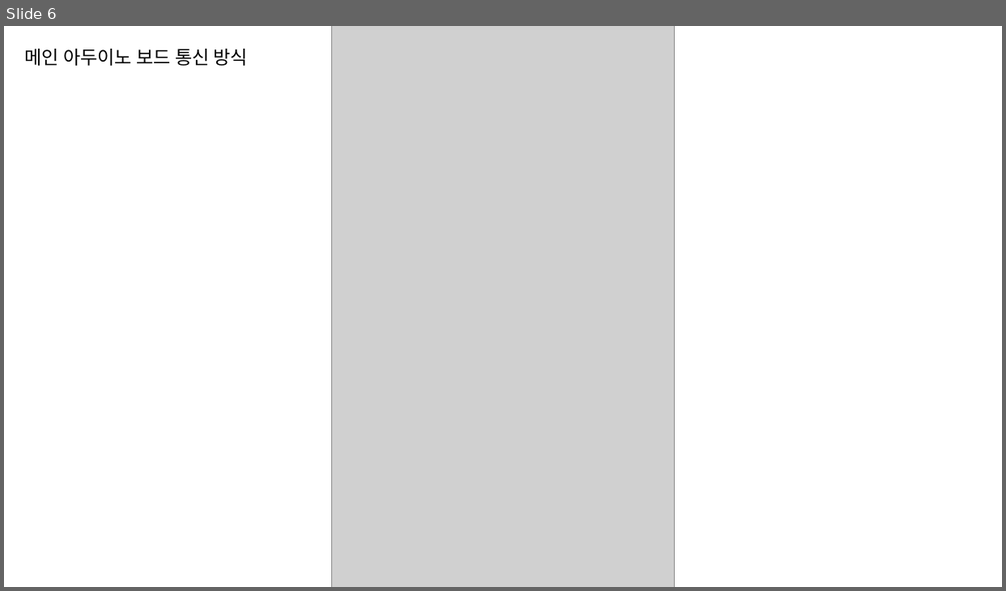
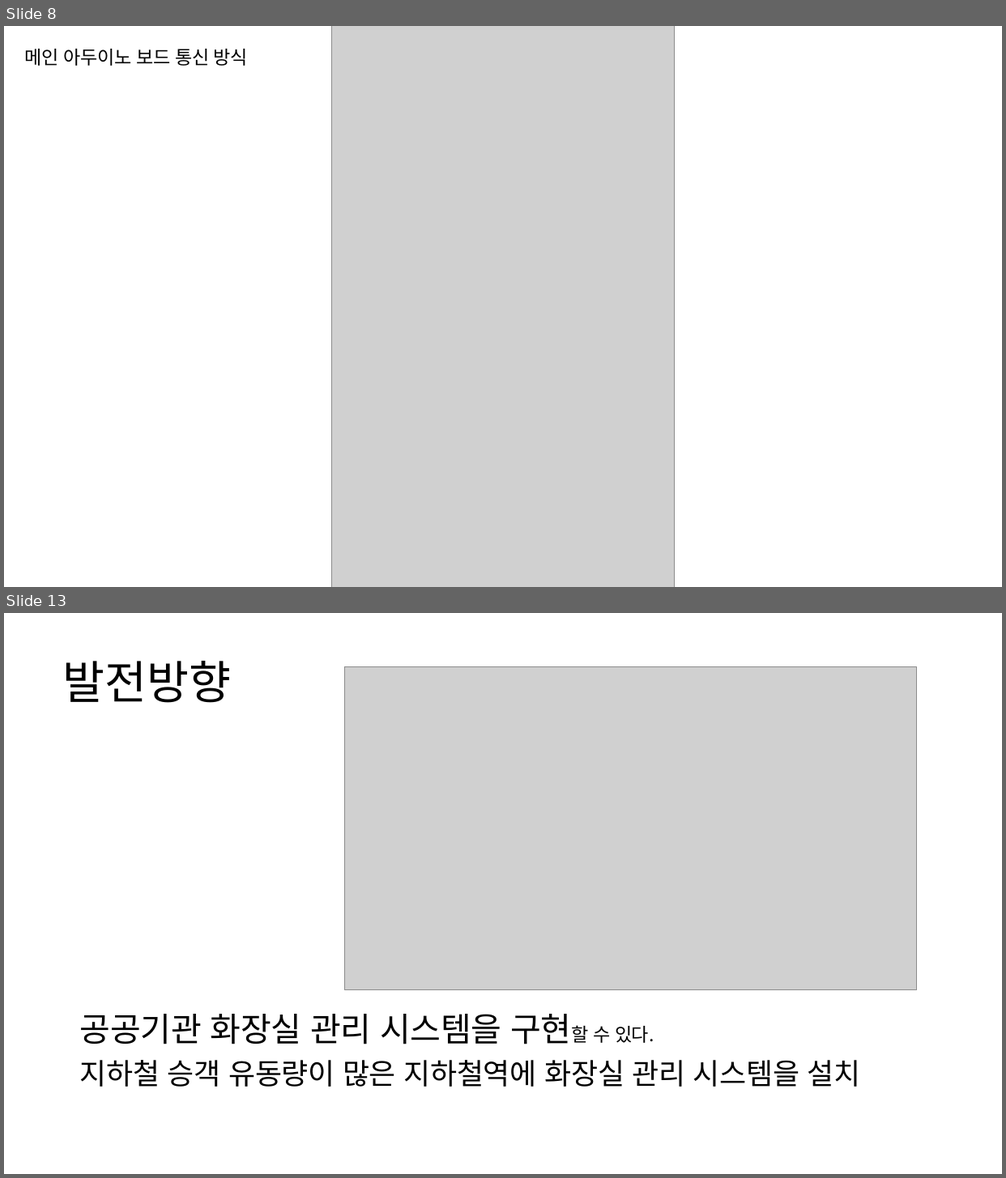
Before and after one commit to osam2018/IOT_mil-supporter, a slide deck: presentation ppt.pptx. Shown one above the other, each under a label of ours: slide 6 before the commit, slides 8 and 13 after it; the slides between them are not shown. The pictures are 1006x591 and 1006x1178 pixels, drawn with LibreOffice and Linux fonts; fonts in the diff are those of the drawing; grey boxes stand for pictures; background and template pictures are left out. Boxes give left, top, right and bottom in pixels: in the first picture for what was removed or moved away, otherwise in the second. Text is boxed around its words. In the diff, an @@ line names an element or a change of style, - is before the commit and + after.

```diff
--- a/presentation ppt.pptx
+++ b/presentation ppt.pptx
@@ slide 13 added at box(4, 613, 1002, 1174), background picture (left out) @@
@@ title added at box(63, 661, 232, 703), 44 pt, text #000000 @@
+발전방향
@@ picture added at box(345, 667, 917, 990) @@
@@ text added at box(80, 1014, 861, 1087), 28 pt, text #000000 @@
+공공기관 화장실 관리 시스템을 구현할 수 있다.
+지하철 승객 유동량이 많은 지하철역에 화장실 관리 시스템을 설치
@@ what was slide 6 is now slide 8 @@
```
Also in this commit, not shown: 7 slides changed, 6 other slides added, 1 other file.
